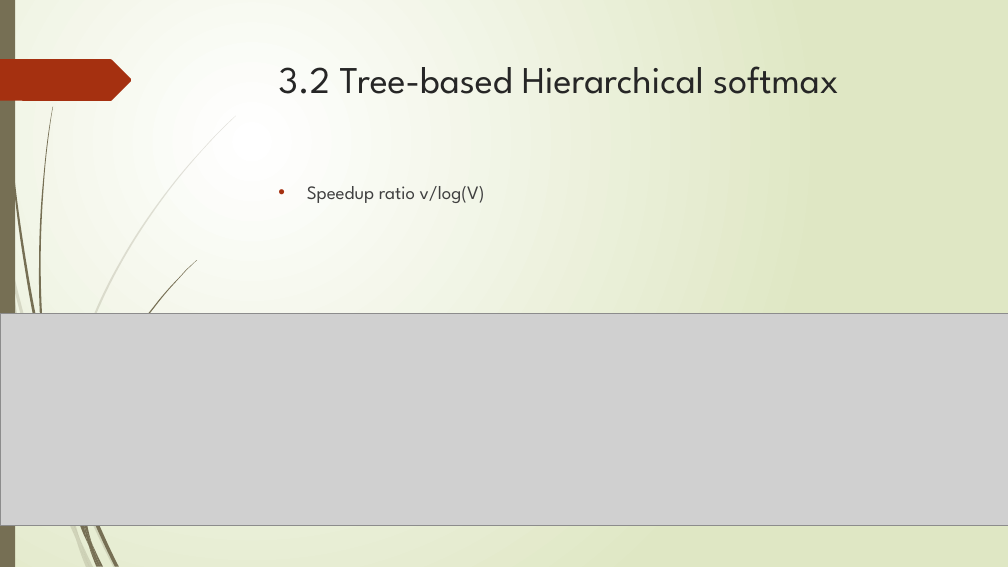
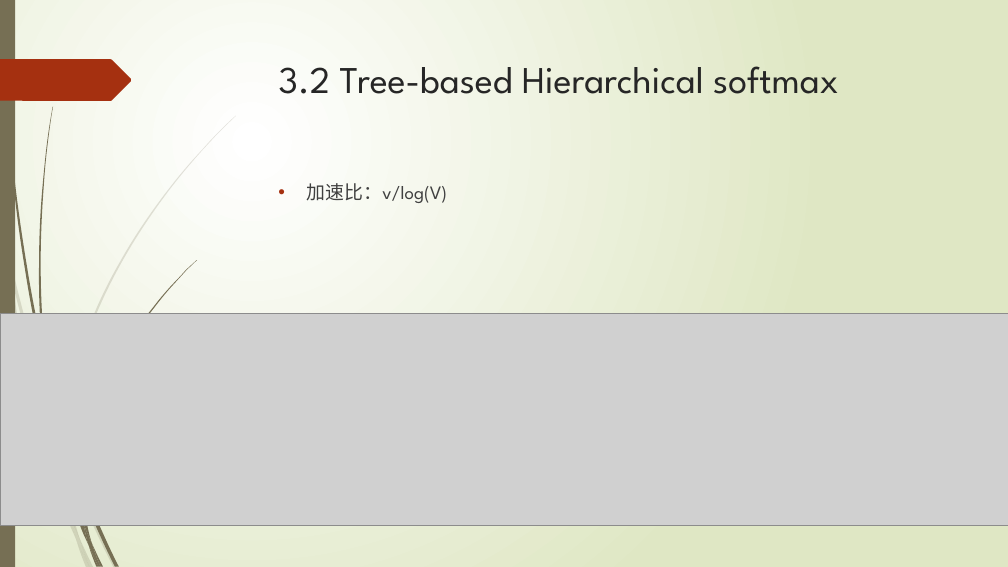
Before and after one commit to jiangnanhugo/Graduate_Design, a slide deck: slide 17 of 开题报告.pptx (slide 19 before the commit). Drawn at 1008x567 pixels with LibreOffice and Linux fonts; fonts in the diff are those of the drawing; grey boxes stand for pictures. Boxes give left, top, right and bottom in pixels: in the first picture for what was removed or moved away, otherwise in the second. Text is boxed around its words. In the diff, an @@ line names an element or a change of style, - is before the commit and + after.

```diff
--- a/开题报告.pptx
+++ b/开题报告.pptx
@@ text at (307,183,447,203): text changed @@
-• Speedup ratio v/log(V)
+• 加速比：v/log(V)
```
Also in this commit, not shown: 16 other slides changed, 1 slide added, 3 slides removed, 14 other files.
